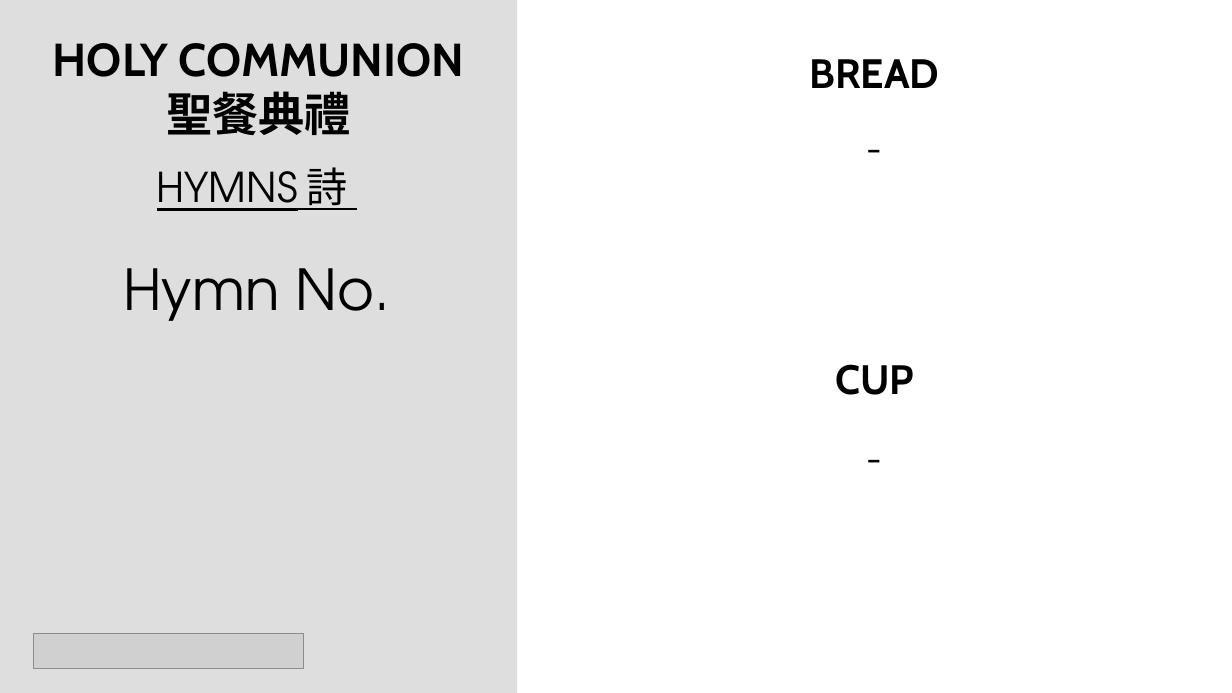
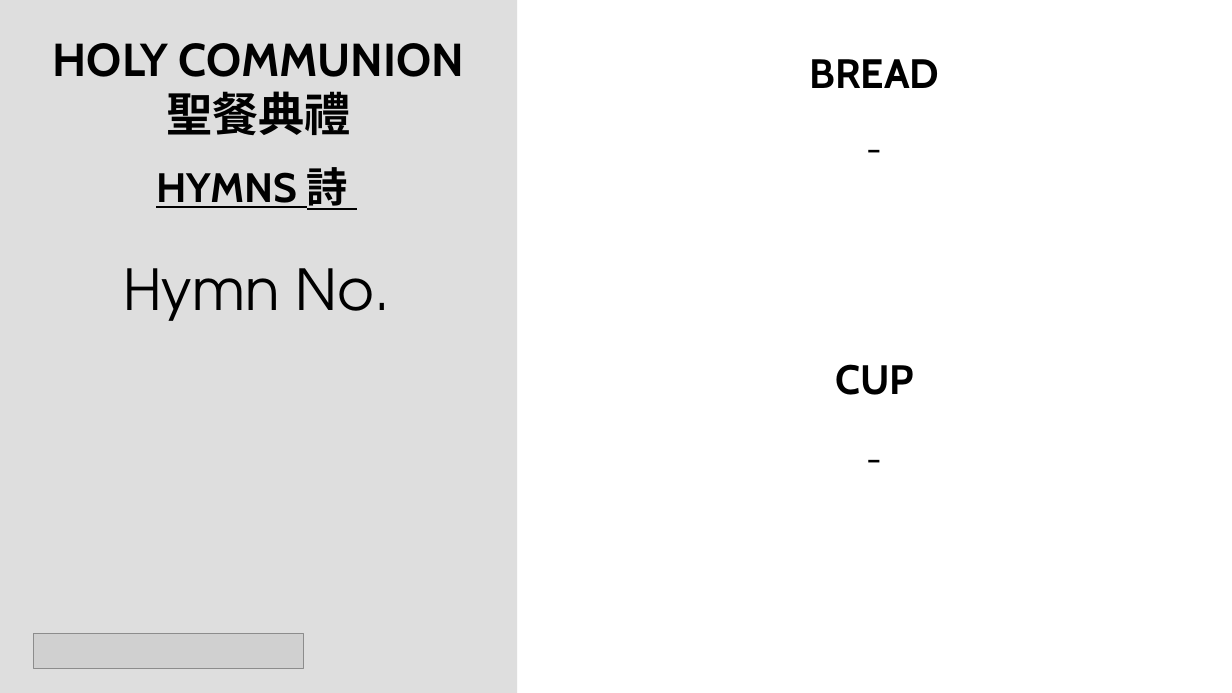
Before and after one commit to calebchanwy/tjc-powerpoint, a slide deck: slide 8 of TJCPowerPoint/Resources/ServiceWidescreen.pptx. Drawn at 1232x693 pixels with LibreOffice and Linux fonts; fonts in the diff are those of the drawing; grey boxes stand for pictures; background and template pictures are left out. Boxes give left, top, right and bottom in pixels: in the first picture for what was removed or moved away, otherwise in the second. Text is boxed around its words. In the diff, an @@ line names an element or a change of style, - is before the commit and + after.

```diff
--- a/TJCPowerPoint/Resources/ServiceWidescreen.pptx
+++ b/TJCPowerPoint/Resources/ServiceWidescreen.pptx
@@ text "HYMNS 詩" at (156, 167, 348, 210): font TeX Gyre Adventor to Cabin in "HYMNS"; font Noto Sans CJK TC to Cabin in "詩"; bold on @@
```
Also in this commit, not shown: 4 other slides changed, 14 other files.
